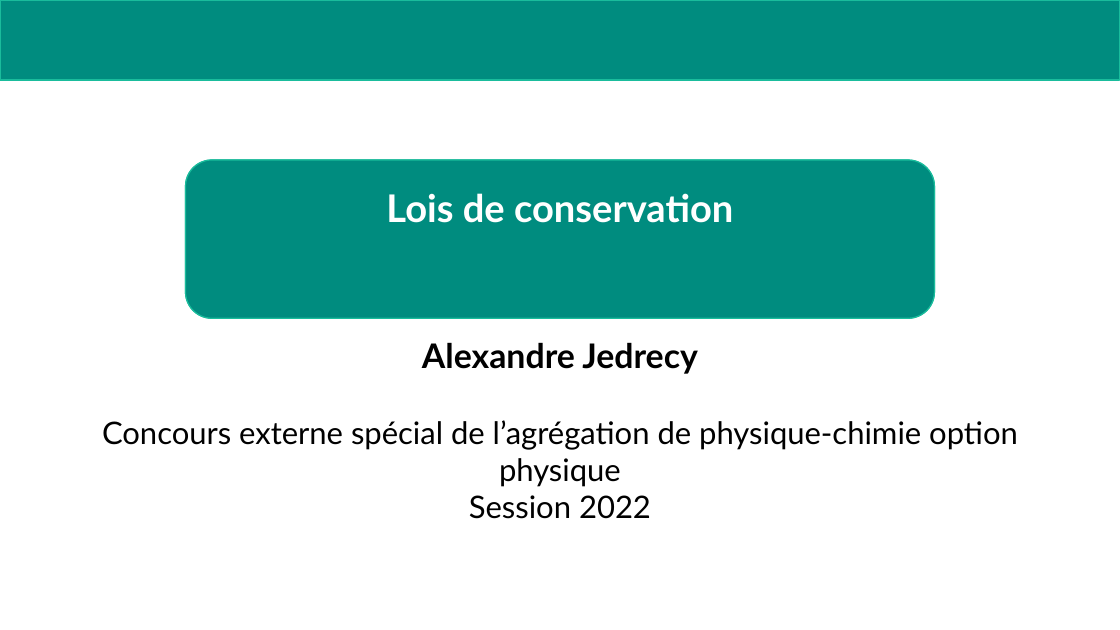
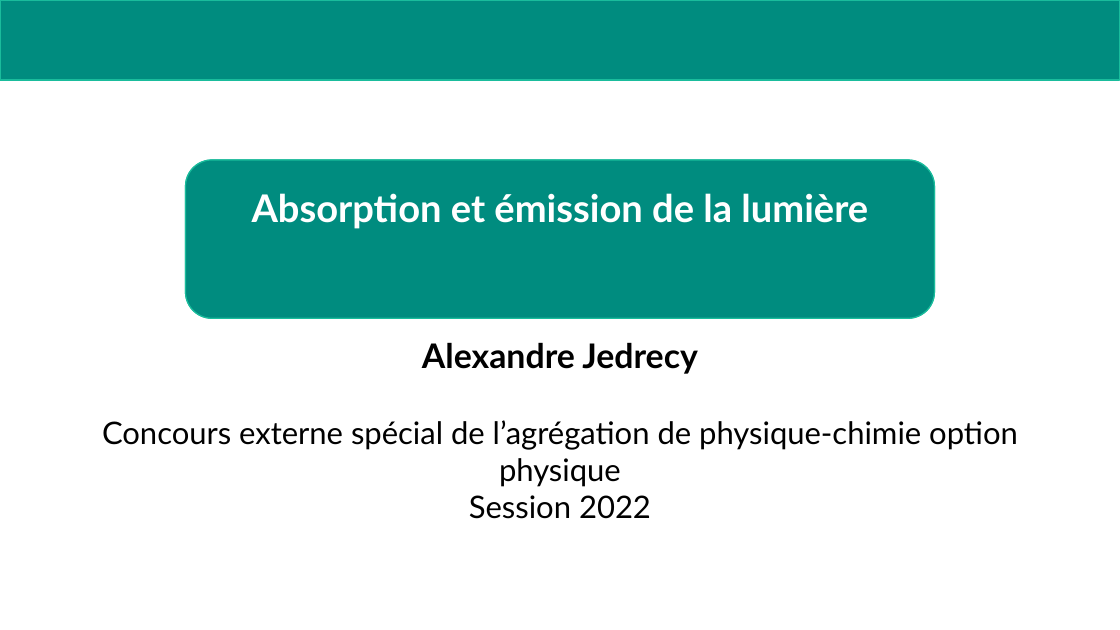
Before and after one commit to stoleks/Agregat-2022, a slide deck: slide 1 of template.odp. Drawn at 1120x630 pixels with LibreOffice and Linux fonts; fonts in the diff are those of the drawing. Boxes give left, top, right and bottom in pixels: in the first picture for what was removed or moved away, otherwise in the second. Text is boxed around its words. In the diff, an @@ line names an element or a change of style, - is before the commit and + after.

Commit message:
Ajout présentation LP 21

```diff
--- a/template.odp
+++ b/template.odp
@@ title at box(252, 193, 868, 229): text changed @@
-Lois de conservation
+Absorption et émission de la lumière
```
Also in this commit, not shown: 6 other files.
